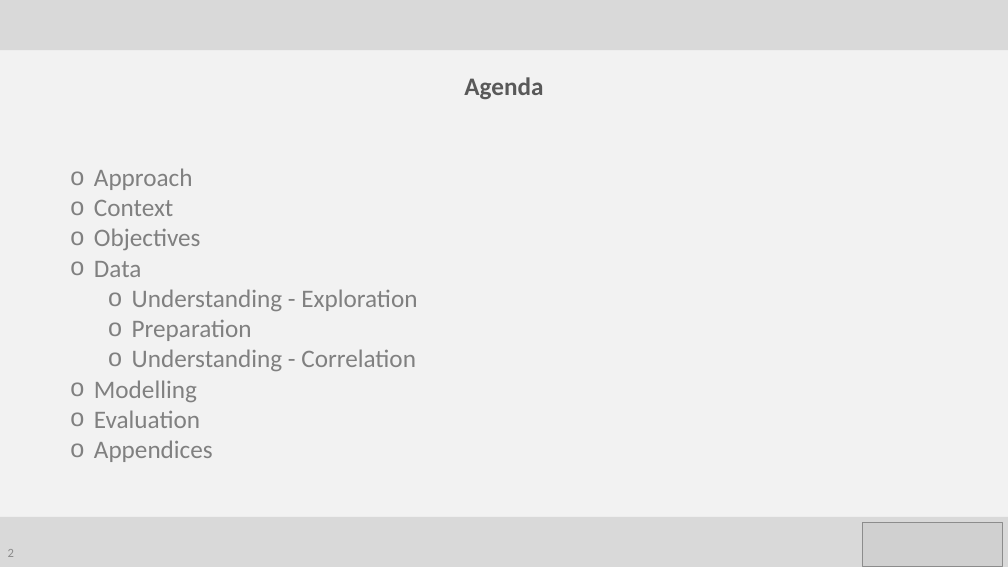
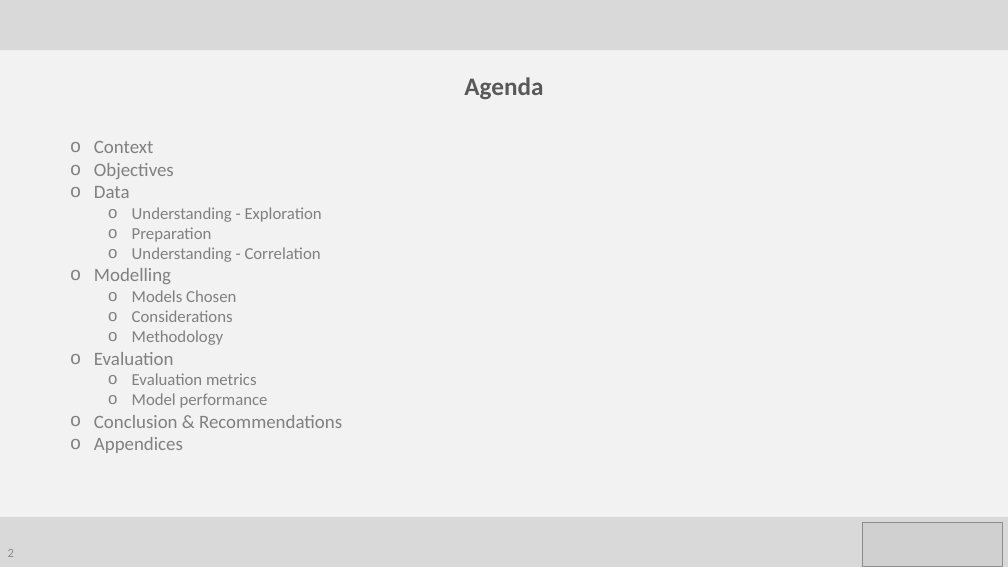
Before and after one commit to ah12068/fca-takehome-test, a slide deck: slide 2 of reports/FCA_presentation.pptx. Drawn at 1008x567 pixels with LibreOffice and Linux fonts; fonts in the diff are those of the drawing; grey boxes stand for pictures. Boxes give left, top, right and bottom in pixels: in the first picture for what was removed or moved away, otherwise in the second. Text is boxed around its words. In the diff, an @@ line names an element or a change of style, - is before the commit and + after.

```diff
--- a/reports/FCA_presentation.pptx
+++ b/reports/FCA_presentation.pptx
@@ text "Context": place and size @@
-text "Context" at (94,168,417,462)
+text "Context" at (94,141,342,453)
@@ text at (94,141,322,453): size 24 to 18 pt in "Context", "Objectives", "Data", "Modelling" and 2 more places; size 24 to 16 pt in "Understanding - Exploration", "Preparation", "Understanding - Correlation" @@
@@ text at (94,168,193,190): paragraph removed @@
-o Approach
@@ text at (132,290,236,345): paragraphs added @@
+  o Models Chosen
+  o Considerations
+  o Methodology
@@ text at (94,373,342,428): paragraphs added @@
+  o Evaluation metrics
+  o Model performance
+o Conclusion & Recommendations
```
Also in this commit, not shown: 7 other slides changed, 16 slides added, 1 slide removed.
